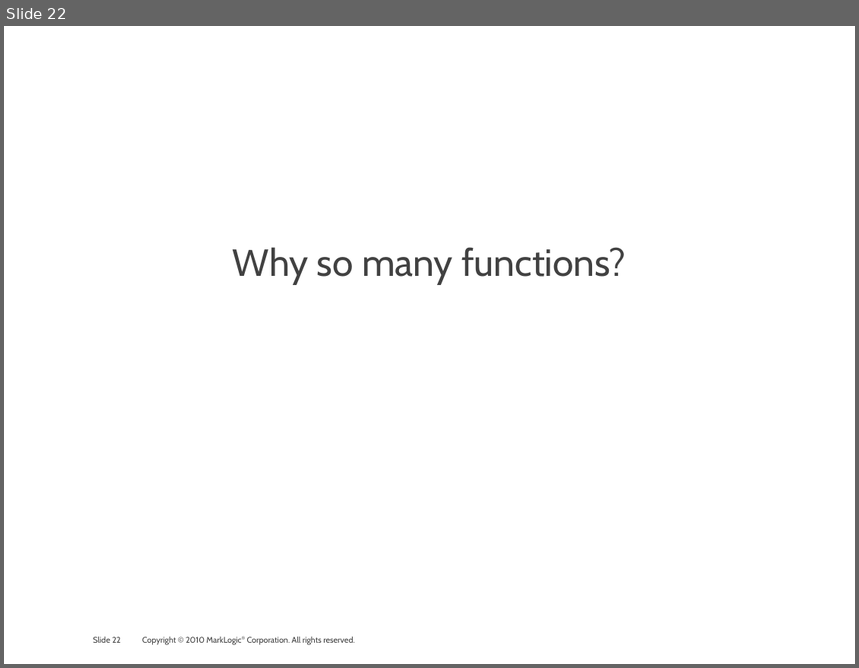
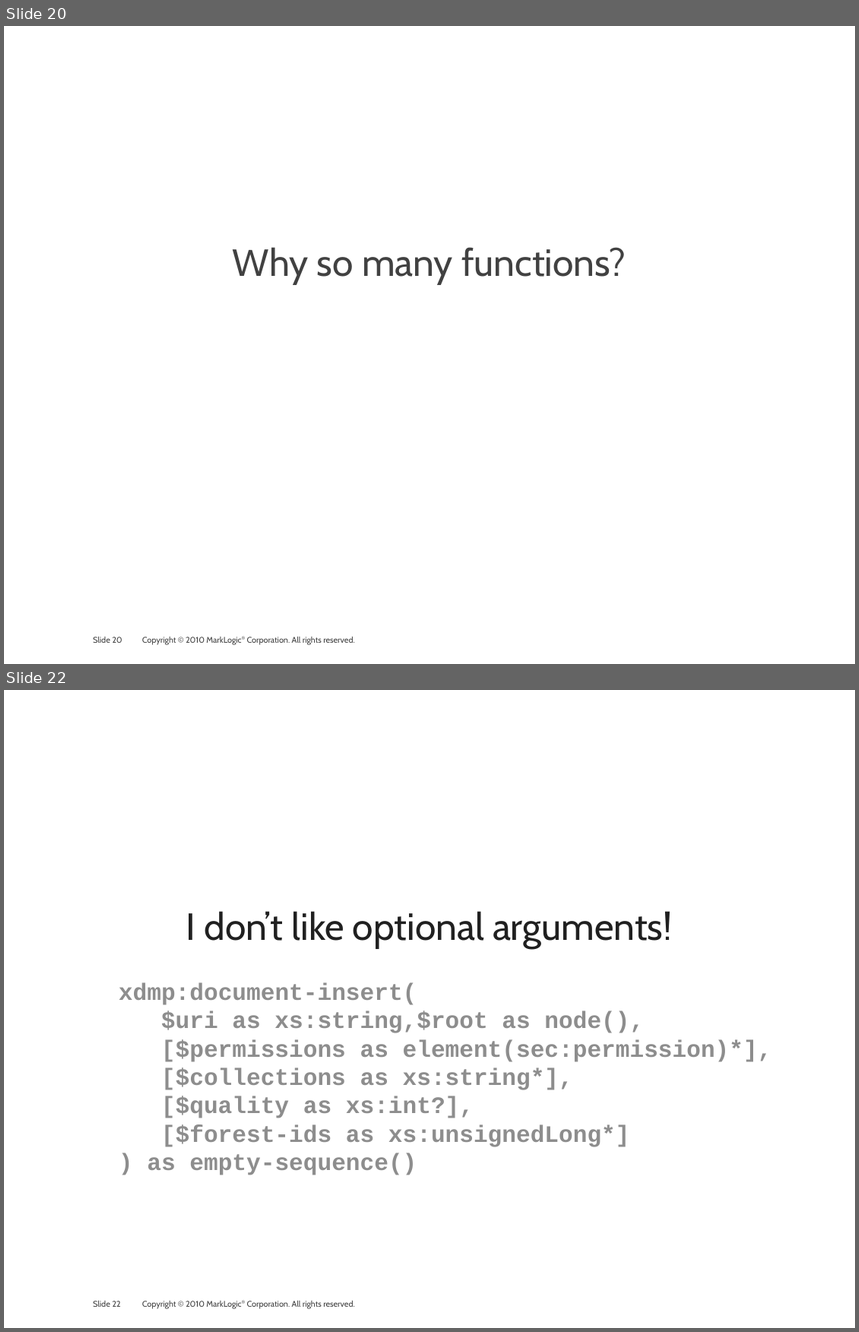
Before and after one commit to philipfennell/grasp, a slide deck: docs/marklogic_and_the_linked-data_connection.pptx. Shown one above the other, each under a label of ours: slide 22 before the commit, slides 20 and 22 after it; the slides between them are not shown. The pictures are 859x668 and 859x1332 pixels, drawn with LibreOffice and Linux fonts; fonts in the diff are those of the drawing; background and template pictures are left out. Boxes give left, top, right and bottom in pixels: in the first picture for what was removed or moved away, otherwise in the second. Text is boxed around its words. In the diff, an @@ line names an element or a change of style, - is before the commit and + after.

```diff
--- a/docs/marklogic_and_the_linked-data_connection.pptx
+++ b/docs/marklogic_and_the_linked-data_connection.pptx
@@ slide 22 added at [4, 690, 855, 1328], background #FFFFFF; not listed: 2 template elements that a slide beside it also shows @@
@@ text added at [119, 911, 772, 1176], 20 pt, text #8D8D8D, bold @@
+I don’t like optional arguments!
+  xdmp:document-insert(
+    $uri as xs:string,$root as node(),
+    [$permissions as element(sec:permission)*],
+    [$collections as xs:string*],
+    [$quality as xs:int?],
+    [$forest-ids as xs:unsignedLong*]
+  ) as empty-sequence()
@@ what was slide 22 is now slide 20 @@
@@ page number at [93, 637, 122, 643]: text changed @@
-Slide 22
+Slide 20
```
Also in this commit, not shown: 3 slides changed, 1 other slide added, 2 slides removed, 1 other file.
